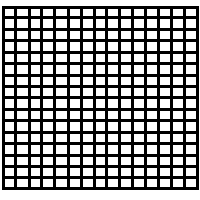
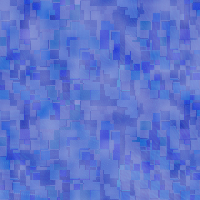
Comparing the layer stacks of the two w=200, h=200 images. Changes:
hid "lines" over [2, 6, 199, 190]
showed group "water" (3 layers) over [0, 0, 200, 200]
added layer "boiling ocean" in group "water" over [0, 0, 200, 200]
